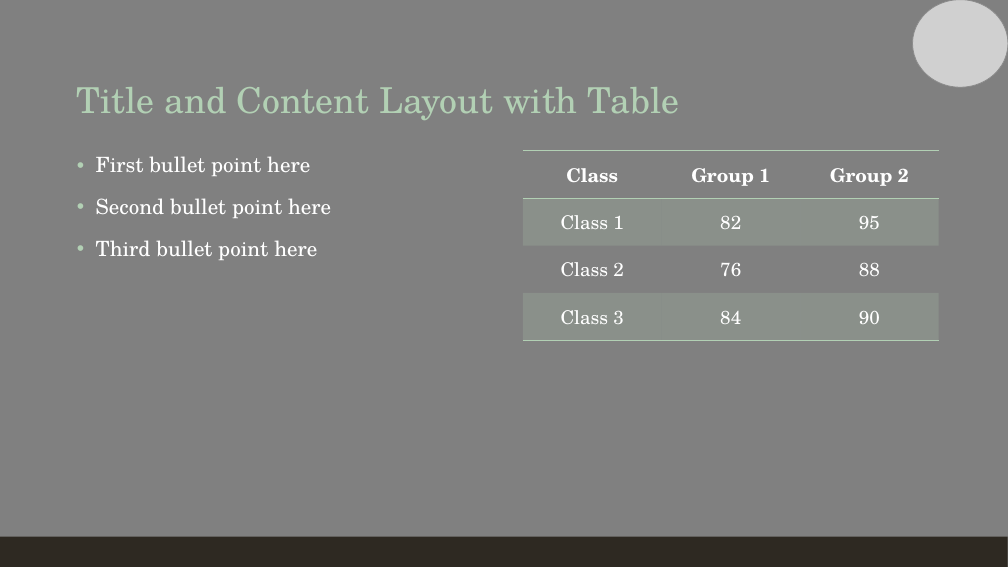
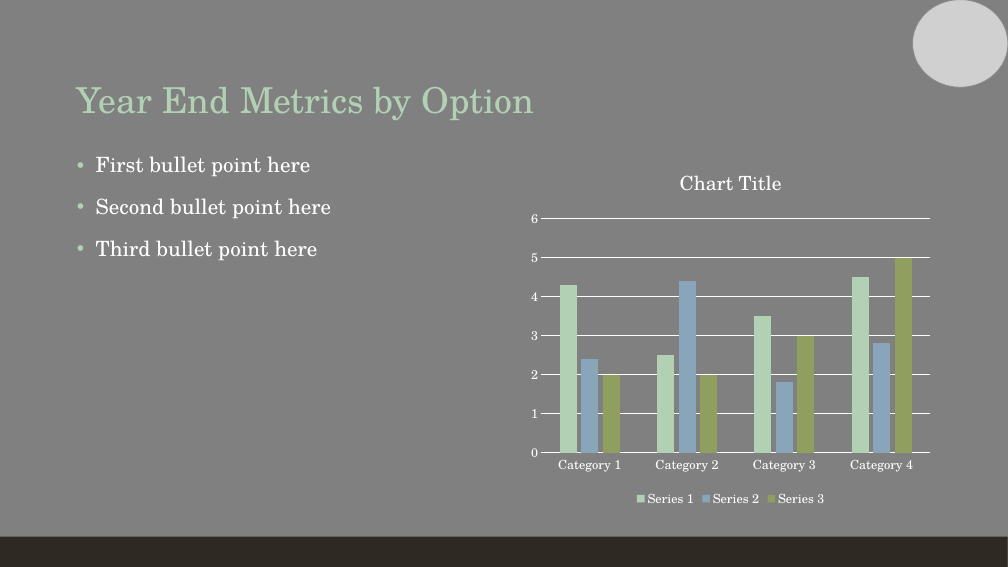
Before and after one commit to ShivaPrab/Capstone, a slide deck: slide 10 of Analysis and Reccomendation Presentation.pptx (slide 8 before the commit). Drawn at 1008x567 pixels with LibreOffice and Linux fonts; fonts in the diff are those of the drawing; grey boxes stand for pictures. Boxes give left, top, right and bottom in pixels: in the first picture for what was removed or moved away, otherwise in the second. Text is boxed around its words. In the diff, an @@ line names an element or a change of style, - is before the commit and + after.

```diff
--- a/Analysis and Reccomendation Presentation.pptx
+++ b/Analysis and Reccomendation Presentation.pptx
@@ title at <box>77,87,534,120</box>: text changed @@
-Title and Content Layout with Table
+Year End Metrics by Option
@@ table removed at <box>523,151,938,340</box>, 4 rows, 3 columns @@
-Class | Group 1 | Group 2
-Class 1 | 82 | 95
-Class 2 | 76 | 88
-Class 3 | 84 | 90
@@ column chart added at <box>523,151,939,511</box> @@
+categories: Category 1, Category 2, Category 3, Category 4
+Series 1: 4.3, 2.5, 3.5, 4.5
+Series 2: 2.4, 4.4, 1.8, 2.8
+Series 3: 2, 2, 3, 5
```
Also in this commit, not shown: 5 other slides changed, 3 slides added, 2 slides removed.
